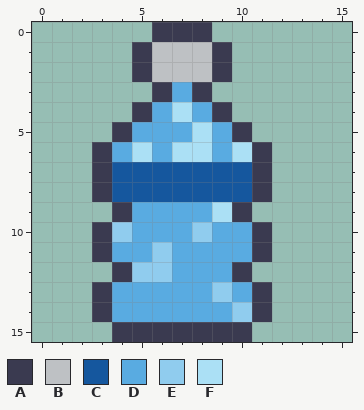
Pixel-art file: Assets/Ui/AseSprite/Icon_Bottle.aseprite. The first picture shows the starting point.
16x16 pixels, 1 frame.
Palette (. is transparent): A #3a3a50  B #bec1c4  C #15579e  D #59abe1  E #90ccee  F #abe0f5
Pixels before, first column x 3:
 0 ...AAA...
 1 ..ABBBA..
 2 ..ABBBA..
 3 ...ADA...
 4 ..ADFDA..
 5 .ADDDFDA.
 6 ADFDFFDFA
 7 ACCCCCCCA
 8 ACCCCCCCA
 9 .ADDDDFA.
10 AEDDDEDDA
11 ADDEDDDDA
12 .AEEDDDA.
13 ADDDDDEDA
14 ADDDDDDEA
15 .AAAAAAA.
And afterwards:
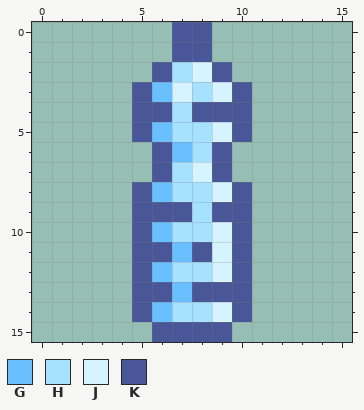
Colours new in this view: G #6ac0ff  H #a6e2ff  J #d5f4ff  K #495698
What changed:
Changed rows in their new state; - is an unchanged pixel.
first column x 3:
 0 ---.KK---
 1 --..KK.--
 2 --.KHJK--
 3 --KGJHJK-
 4 --KKHKKK-
 5 -.KGHHJK-
 6 ...KGHK..
 7 ...KHJK..
 8 ..KGHHJK.
 9 -.KKKHKK-
10 ..KGHHJK.
11 ..KKGKJK.
12 -.KGHHJK-
13 ..KKGKKK.
14 ..KGHHJK.
15 -..KKKK.-
Changed places in both pictures, as pixel boxes (x1, y1, x2, y2):
changed: (92, 22, 272, 342)
